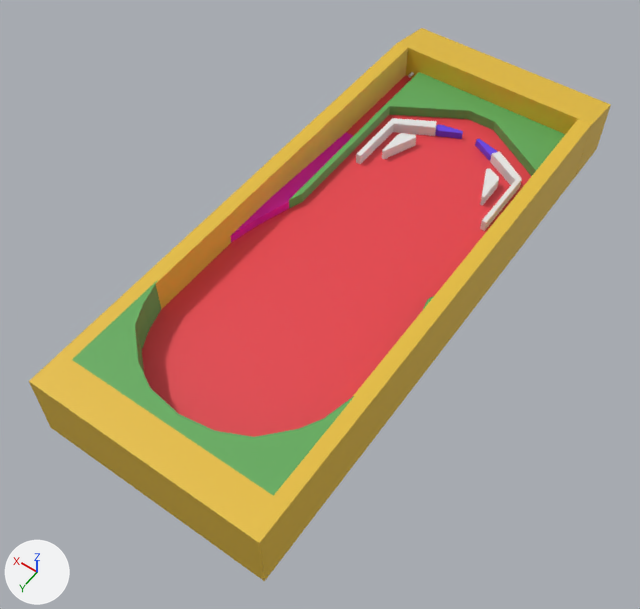
The Blender file table.blend as it was, and as the next commit left it.
Before and after are seen from a 50 mm camera at (-0.82, 1.298, 1.788) aimed at (0.017, 0.127, -0.052). The lights are fixed; the arrows at lower left show +X, +Y and +Z.

Objects in the first picture: 'back durve', 'back wall', 'base funnel', 'floor', 'lefft passage', 'left shoot', 'left wall', 'near wall', 'paddle-left', 'paddle-right', 'right passage', 'right shoot', 'right wall', 'shoot ramp'.
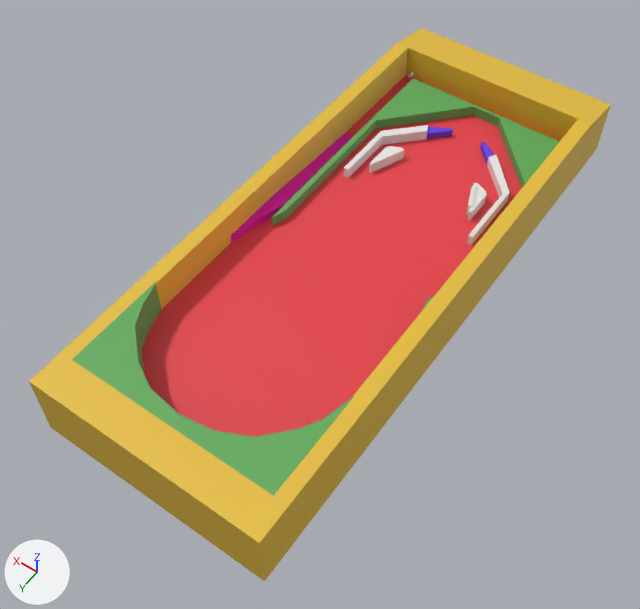
Commit message: table bs

Where the change shows, as pixel boxes (x1, y1, x2, y2) in the pictures (640 x 609 px; the box of a moved part takes in the faces that stretch with it):
'base funnel', reshaped, moved (8% taller)
    before: (289, 72, 566, 208)
    after: (272, 79, 560, 226)
'right passage', reshaped, moved (15% taller)
    before: (356, 118, 437, 164)
    after: (344, 125, 428, 178)
'lefft passage', reshaped, moved (12% taller)
    before: (480, 151, 522, 231)
    after: (467, 155, 510, 245)
'right shoot', moved
    before: (382, 133, 416, 159)
    after: (369, 146, 404, 173)
'left shoot', moved
    before: (480, 168, 499, 206)
    after: (467, 183, 487, 221)
'paddle-right', moved
    before: (435, 124, 463, 139)
    after: (427, 127, 453, 139)
'paddle-left', moved
    before: (475, 139, 497, 161)
    after: (480, 142, 495, 164)
'Cube', added
    after: (466, 186, 476, 215)
part 1 of me_cube_007, moved or reshaped
    before: (386, 72, 566, 176)
    after: (372, 79, 560, 189)
part 2 of me_cube_008, moved or reshaped
    before: (490, 151, 522, 185)
    after: (487, 155, 509, 197)
part 3 of me_cube_009, moved or reshaped
    before: (393, 118, 437, 136)
    after: (381, 125, 428, 145)

The change, as a diff of the scene's bpy script:
```diff
--- a/table.blend.py
+++ b/table.blend.py
@@ me_cube_007 @@
 me_cube_007.from_pydata(...)  # 24 vertices, 22 faces; spans x -0.278..0.235, y -0.7..-0.029, z 0.05..0.082
 # used by ob_base_funnel; parent = ob_furniture; location = (0.0, 0.0, 0.0)
+# me_cube_007 part 1: all 14 vertices in x -0.278..0.235, y -0.7..-0.631, z 0.05..0.082 are scaled about their middle by (1, 0.132, 1), then moved by (0.0, -0.07, 0.0)
 me_cube_007.materials.append(mat_material_003)
@@ me_cube_008 @@
 me_cube_008.from_pydata(...)  # 12 vertices, 8 faces; spans x -0.229..-0.112, y -0.533..-0.269, z 0.05..0.082
 # used by ob_lefft_passage; parent = ob_furniture; location = (-0.0117, 0.00552, 0.0)
+# me_cube_008 part 2
+for i in [*range(2, 6)]: me_cube_008.vertices[i].co += Vector((-0.002, -0.048, 0.0))
@@ me_cube_009 @@
 me_cube_009.from_pydata(...)  # 12 vertices, 8 faces; spans x 0.053..0.178, y -0.526..-0.275, z 0.05..0.082
 # used by ob_right_passage; parent = ob_furniture; location = (0.00662, -0.00856, 0.0)
-me_cube_009.vertices[0].co = (0.066, -0.526, 0.05)
-me_cube_009.vertices[1].co = (0.066, -0.526, 0.082)  # pixel (436, 121)
-me_cube_009.vertices[7].co = (0.053, -0.501, 0.05)  # pixel (434, 135)
-me_cube_009.vertices[8].co = (0.053, -0.501, 0.082)  # pixel (436, 127)
+# me_cube_009 part 3
+me_cube_009.vertices[0].co = (0.081, -0.562, 0.05)
+me_cube_009.vertices[1].co = (0.081, -0.562, 0.082)  # pixel (427, 124)
+me_cube_009.vertices[7].co = (0.069, -0.54, 0.05)  # pixel (426, 139)
+me_cube_009.vertices[8].co = (0.069, -0.54, 0.082)  # pixel (427, 130)
@@ ob_paddle_left @@
 ob_paddle_left.matrix_parent_inverse = Matrix(((1.0, 0.0, 0.0, 0.112), (0.0, 1.0, 0.0, 0.519), (0.0, 0.0, 1.0, -0.0683), (0.0, 0.0, 0.0, 1.0)))
-ob_paddle_left.location = (-0.122, -0.523, 0.0727)
+ob_paddle_left.location = (-0.129, -0.501, 0.0727)
@@ ob_paddle_right @@
 ob_paddle_right.matrix_parent_inverse = Matrix(((1.0, 0.0, 0.0, 0.112), (0.0, 1.0, 0.0, 0.519), (0.0, 0.0, 1.0, -0.0683), (0.0, 0.0, 0.0, 1.0)))
-ob_paddle_right.location = (0.0575, -0.525, 0.0727)
+ob_paddle_right.location = (0.0771, -0.499, 0.0727)
@@ ob_base_funnel @@
 ob_base_funnel.matrix_parent_inverse = Matrix(((1.0, 0.0, 0.0, 0.112), (0.0, 1.0, 0.0, 0.519), (0.0, 0.0, 1.0, -0.0683), (0.0, 0.0, 0.0, 1.0)))
-ob_base_funnel.location = (0.0, 0.0, 0.0)
+ob_base_funnel.location = (-0.00153, 0.0773, 0.0)
@@ ob_lefft_passage @@
 ob_lefft_passage.matrix_parent_inverse = Matrix(((1.0, 0.0, 0.0, 0.112), (0.0, 1.0, 0.0, 0.519), (0.0, 0.0, 1.0, -0.0683), (0.0, 0.0, 0.0, 1.0)))
-ob_lefft_passage.location = (-0.0117, 0.00552, 0.0)
+ob_lefft_passage.location = (-0.00868, 0.0711, 0.0)
@@ ob_left_shoot @@
 ob_left_shoot.matrix_parent_inverse = Matrix(((1.0, 0.0, 0.0, 0.112), (0.0, 1.0, 0.0, 0.519), (0.0, 0.0, 1.0, -0.0683), (0.0, 0.0, 0.0, 1.0)))
-ob_left_shoot.location = (-0.173, -0.4, 0.0699)
+ob_left_shoot.location = (-0.173, -0.33, 0.0699)
 ob_left_shoot.rotation_euler = (0.0, 0.0, 0.0323)  # degrees (0, 0, 1.9)
@@ ob_right_passage @@
 ob_right_passage.matrix_parent_inverse = Matrix(((1.0, 0.0, 0.0, 0.112), (0.0, 1.0, 0.0, 0.519), (0.0, 0.0, 1.0, -0.0683), (0.0, 0.0, 0.0, 1.0)))
-ob_right_passage.location = (0.00662, -0.00856, 0.0)
+ob_right_passage.location = (0.00356, 0.0571, 0.0)
@@ ob_right_shoot @@
 ob_right_shoot.matrix_parent_inverse = Matrix(((1.0, 0.0, 0.0, 0.112), (0.0, 1.0, 0.0, 0.519), (0.0, 0.0, 1.0, -0.0683), (0.0, 0.0, 0.0, 1.0)))
-ob_right_shoot.location = (0.116, -0.401, 0.0688)
+ob_right_shoot.location = (0.116, -0.334, 0.0688)
@@ ob_cube @@
+ob_cube = bpy.data.objects.new('Cube', me_cube)  # a box spanning x -0.005..0.005, y -0.005..0.005, z -0.005..0.005
+ob_cube.location = (-0.164, -0.323, 0.068)
+ob_cube.rotation_euler = (0.0, 0.0, 0.373)  # degrees (0, 0, 21)
+ob_cube.scale = (1.24, 7.76, 3.56)
```
